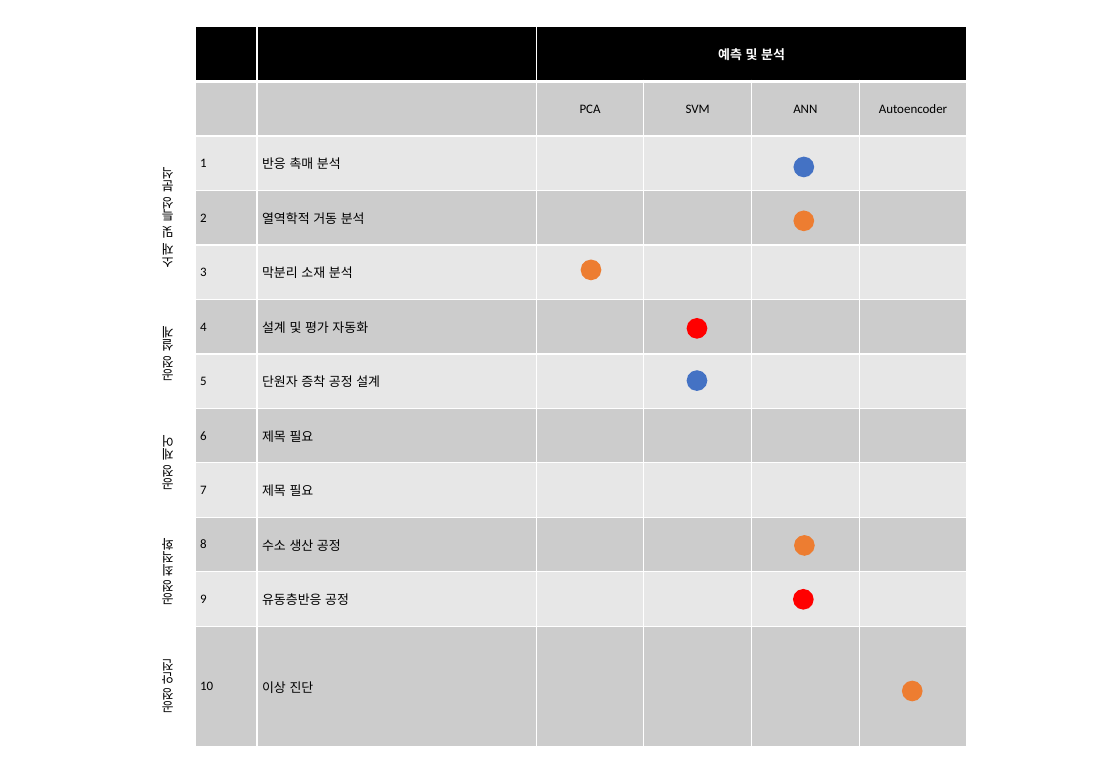
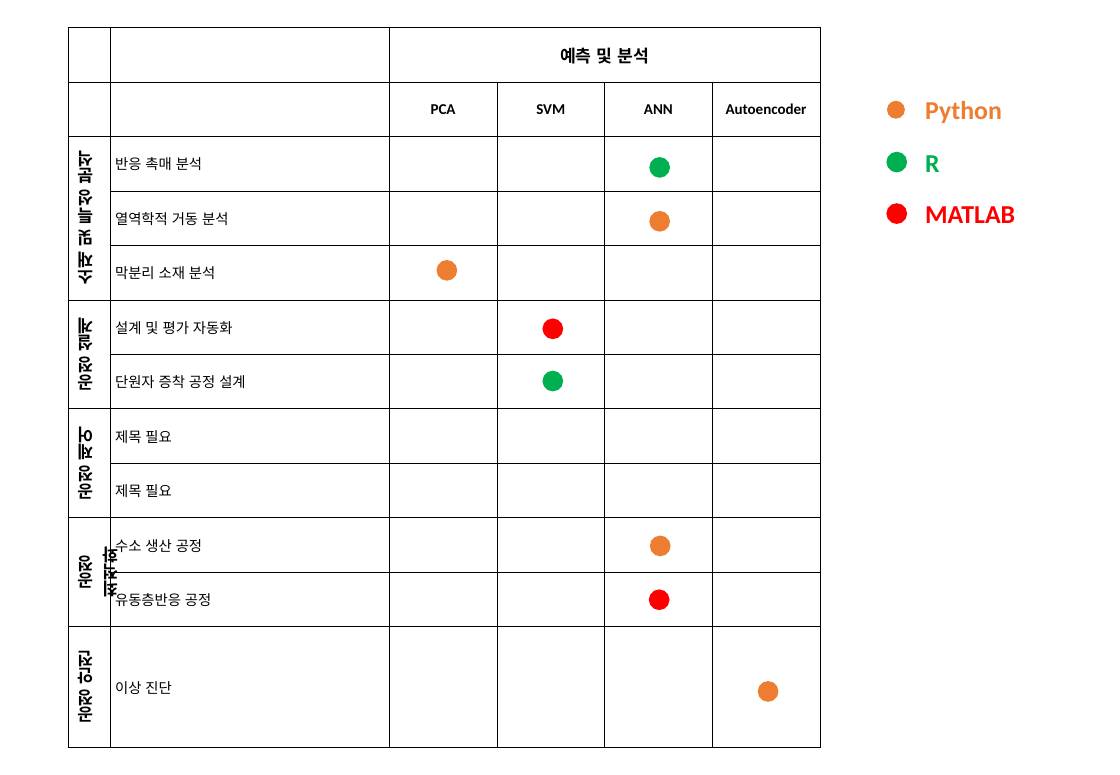
Before and after one commit to YONSEIPSELAB/chemengAI, a slide deck: slide 2 of 4. 양식/Graphical Contents 220224.pptx (slide 6 before the commit). Drawn at 1120x775 pixels with LibreOffice and Linux fonts; fonts in the diff are those of the drawing. Boxes give left, top, right and bottom in pixels: in the first picture for what was removed or moved away, otherwise in the second. Text is boxed around its words. In the diff, an @@ line names an element or a change of style, - is before the commit and + after.

```diff
--- a/4. 양식/Graphical Contents 220224.pptx
+++ b/4. 양식/Graphical Contents 220224.pptx
@@ table at (68,27,820,748) @@
-column 2:  |  | 1 | 2 | 3 | 4 | 5 | 6 | 7 | 8 | 9 | 10
@@ table: place and size @@
-table at (153,27,967,748)
+table at (68,27,820,748)
@@ ellipse added at (887,101,905,119), fill #ED7D31 @@
@@ text added at (925,101,1002,123), 18 pt, text #ED7D31, bold @@
+Python
@@ ellipse at (652,159,668,176): fill #4472C4 to #00B050; outline #4472C4 3 pt to #00B050 3 pt @@
@@ ellipse added at (889,154,906,171), fill #00B050, outline #00B050 3 pt @@
@@ text added at (925,155,940,172), 18 pt, text #00B050, bold @@
+R
@@ ellipse added at (889,206,906,222), fill #FF0000, outline #FF0000 3 pt @@
@@ text added at (925,206,1015,223), 18 pt, text #FF0000, bold @@
+MATLAB
@@ 8 ellipses: place and size @@
-8 ellipses at (583,159,921,700)
+8 ellipses at (438,159,777,700)
@@ ellipse at (545,373,562,390): fill #4472C4 to #00B050; outline #4472C4 3 pt to #00B050 3 pt @@
```
